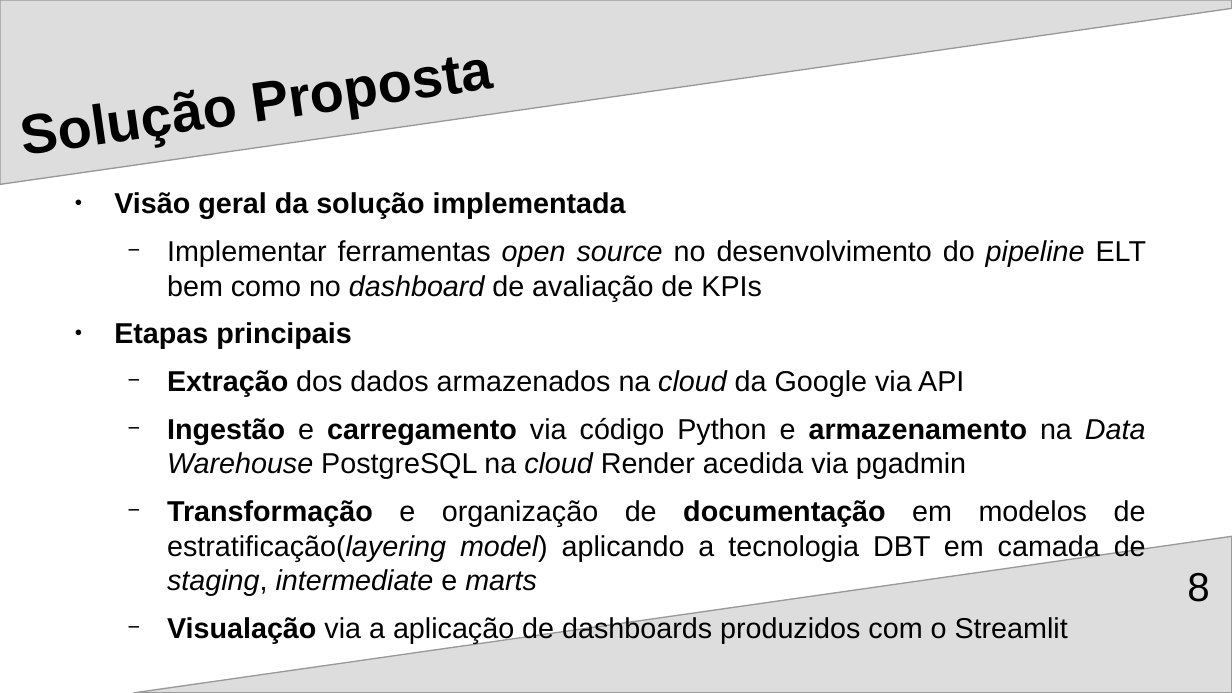
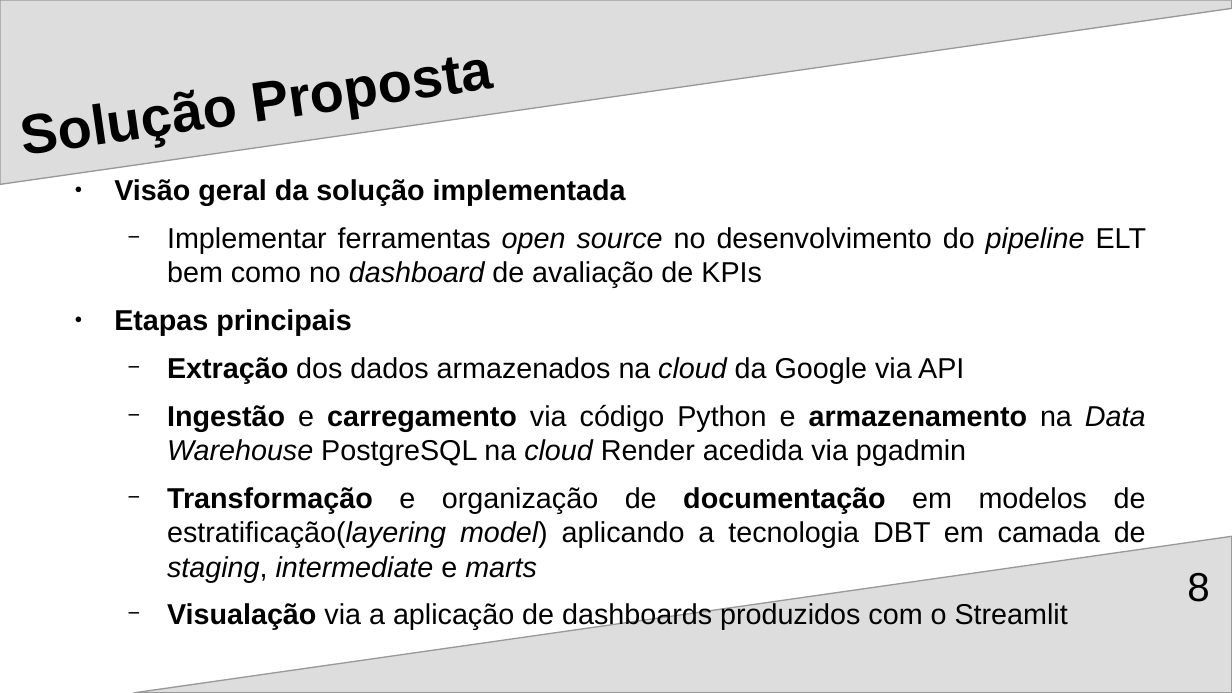
Before and after one commit to Ricardo-Santo/EDIT_DE_Applied_Project, a slide deck: slide 8 of RegTech/docs/DE_Project_Presentation_2025.odp. Drawn at 1232x693 pixels with LibreOffice and Linux fonts; fonts in the diff are those of the drawing. Boxes give left, top, right and bottom in pixels: in the first picture for what was removed or moved away, otherwise in the second. Text is boxed around its words. In the diff, an @@ line names an element or a change of style, - is before the commit and + after.

```diff
--- a/RegTech/docs/DE_Project_Presentation_2025.odp
+++ b/RegTech/docs/DE_Project_Presentation_2025.odp
@@ text "Visão geral da solução implementada": place and size @@
-text "Visão geral da solução implementada" at box(114, 192, 1147, 643)
+text "Visão geral da solução implementada" at box(114, 179, 1147, 630)
```
Also in this commit, not shown: 4 other slides changed, 8 slides added, 2 slides removed, 2 other files.
